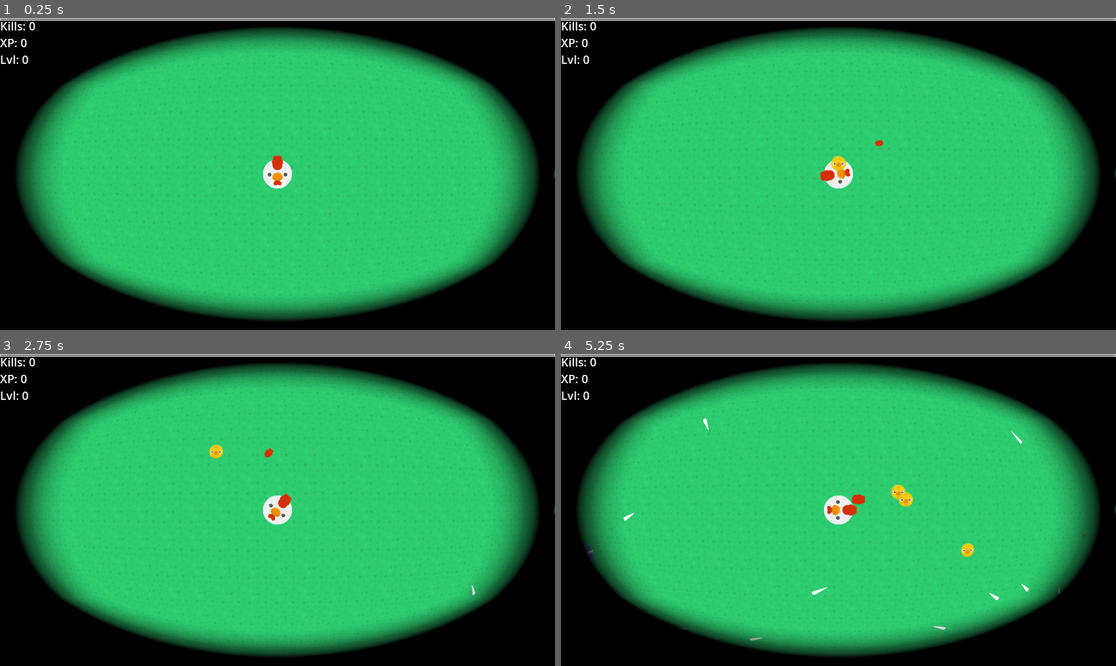
Above: before the commit, frames 1-4 (two rows, left to right).
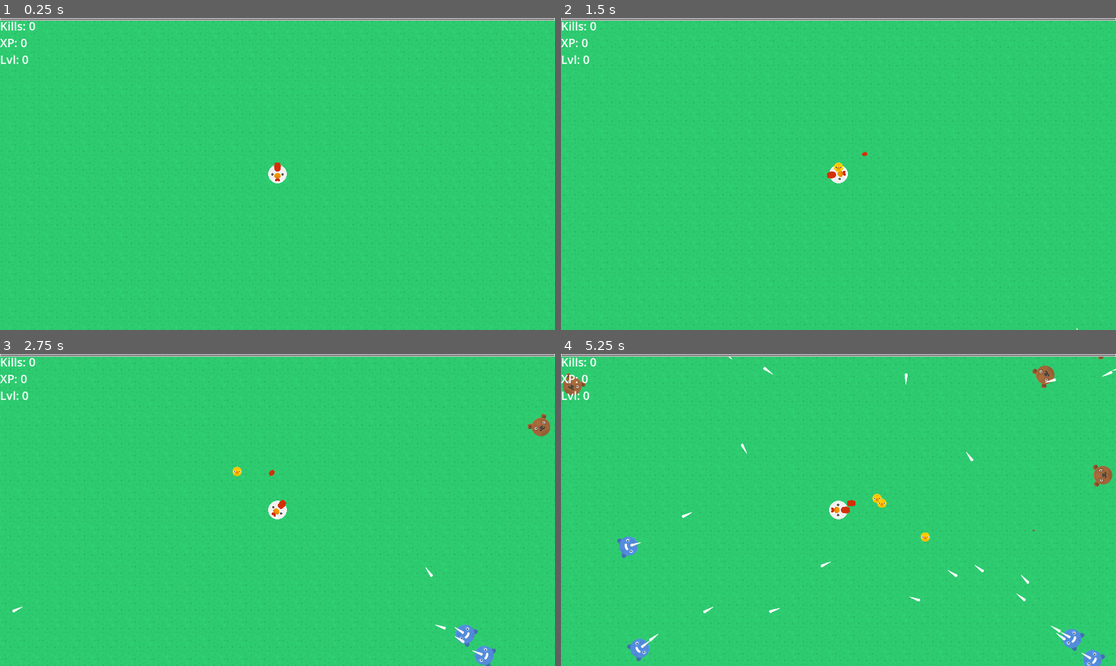
Above: after the commit, the same moments.

Repository: team-faucet/GMTK2024
Game: Godot game, scene res://main.tscn
Two runs of this game, one before a commit and one after it. Both use one fixed random seed, a clock stepped at 60 frames per second and the inputs below.
Inputs (mouse positions are in pixels of both pictures, inside the frame that each line leads up to):
- Up to frame 1 (0.25 s): no input
- Up to frame 2 (1.5 s): tap Enter at 0.5 s; move the mouse to (960, 158) at 0.52 s; hold Right (ui_right) 0.53-1.28 s; click (960, 158) at 0.6 s; move the mouse to (727, 189) at 1.27 s; hold Down (ui_down) from 1.28 s (still down); right-click (727, 189) at 1.35 s
- Up to frame 3 (2.75 s): move the mouse to (333, 441) at 2.02 s; release Down (ui_down) at 2.03 s; hold Right (ui_right) from 2.03 s (still down); click (333, 441) at 2.1 s
- Up to frame 4 (5.25 s): move the mouse to (810, 572) at 2.77 s; release Right (ui_right) at 2.78 s; hold Up (ui_up) 2.78-3.53 s; right-click (810, 572) at 2.85 s; move the mouse to (1005, 556) at 3.52 s; hold Left (ui_left) 3.53-5.03 s; click (1005, 556) at 3.6 s; move the mouse to (672, 463) at 4.27 s; right-click (672, 463) at 4.35 s; move the mouse to (866, 510) at 5.02 s; hold Down (ui_down) from 5.03 s (still down); click (866, 510) at 5.1 s

The runs differ from the first frame. In frame 1, 44% of the frame differs, in the area x 0-100%, y 0-100%; in frame 2, 44%; in frame 3, 44%; in frame 4, 45%.

Commit message:
Implemented Health Bar and local HUD

Diff:
--- a/Entities/player.tscn
+++ b/Entities/player.tscn
@@ -39,6 +39,7 @@
 [node name="CanvasLayer" type="CanvasLayer" parent="Camera2D"]
 
 [node name="ColorRect" type="ColorRect" parent="Camera2D/CanvasLayer"]
+visible = false
 material = SubResource("ShaderMaterial_iqd5b")
 anchors_preset = 15
 anchor_right = 1.0
@@ -63,3 +64,5 @@
 
 [node name="CollisionShape2D" type="CollisionShape2D" parent="CollectingComponent"]
 shape = SubResource("CircleShape2D_6vmdh")
+
+[connection signal="health_changed" from="HealthComponent" to="." method="_on_health_component_health_changed"]
--- a/Scripts/health_component.gd
+++ b/Scripts/health_component.gd
@@ -1,9 +1,11 @@
 class_name HealthComponent extends Node2D
 
+signal health_changed
 signal damage_taken(amount : float, is_crit : bool)
 signal died
 
 @export var health : float = 100
+
 var _alive:bool = true
 
 @export var show_damage_number : bool = true
@@ -19,6 +21,7 @@
 	var damage_dealt = min(health, amount)
 	health -= amount
 	damage_taken.emit(damage_dealt, is_crit)
+	health_changed.emit()
 
 	if health <= 0:
 		_die()
--- a/Scripts/player.gd
+++ b/Scripts/player.gd
@@ -1,11 +1,14 @@
 class_name Player extends Node2D
-
 
 @export var speed = 400
 
 @export var shot_scene : PackedScene
 @export var shot_position : Node2D
 @export var mine_scene : PackedScene
+
+func _ready() -> void:
+	StatTracker.max_health = $HealthComponent.health
+	StatTracker.health = $HealthComponent.health
 
 func _process(delta):
 	var input := Input.get_vector("ui_left", "ui_right", "ui_up","ui_down")
@@ -26,3 +29,8 @@
 	var mine : Node2D = mine_scene.instantiate()
 	mine.global_position = global_position
 	get_tree().current_scene.call_deferred("add_child", mine)
+
+
+
+func _on_health_component_health_changed() -> void:
+	StatTracker.health = $HealthComponent.health
--- a/Scripts/stat_tracker.gd
+++ b/Scripts/stat_tracker.gd
@@ -3,6 +3,7 @@
 signal enemy_killed
 signal gained_xp
 signal lvled_up
+signal health_changed
 
 var enemies_killed : int = 0
 
@@ -11,6 +12,13 @@
 var total_xp : int = 0
 var xp_curr : int = 0
 var xp_next : int = get_next_xp()
+
+var max_health: float
+var health: float
+
+func change_health(increment : float) -> void:
+	health += increment
+	health_changed.emit()
 
 func kill_enemy():
 	enemies_killed += 1
--- a/UI/hud.tscn
+++ b/UI/hud.tscn
@@ -21,6 +21,7 @@
 offset_bottom = 55.0
 
 [node name="VBoxContainer" type="VBoxContainer" parent="."]
+visible = false
 layout_mode = 1
 anchors_preset = 15
 anchor_right = 1.0
@@ -28,10 +29,13 @@
 grow_horizontal = 2
 grow_vertical = 2
 
-[node name="Control" type="Control" parent="VBoxContainer"]
-layout_mode = 2
+[node name="Control" type="Control" parent="."]
+layout_mode = 1
+anchors_preset = 10
+anchor_right = 1.0
+grow_horizontal = 2
 
-[node name="XPProgBar" type="TextureProgressBar" parent="VBoxContainer/Control"]
+[node name="XPProgBar" type="TextureProgressBar" parent="Control"]
 texture_filter = 1
 layout_mode = 1
 anchors_preset = 10
--- a/main.tscn
+++ b/main.tscn
@@ -6,10 +6,15 @@
 [ext_resource type="PackedScene" uid="uid://btq50rc85pr5g" path="res://Entities/Enemies/bear.tscn" id="4_iwx7t"]
 [ext_resource type="PackedScene" uid="uid://cssbwlouopx56" path="res://UI/hud.tscn" id="5_xefw1"]
 [ext_resource type="PackedScene" path="res://background.tscn" id="6_ndo83"]
+[ext_resource type="PackedScene" uid="uid://i2wjdy04qc13" path="res://UI/local_hud.tscn" id="7_r63gx"]
 
 [node name="Main" type="Node2D"]
 
 [node name="Player" parent="." instance=ExtResource("1_yeh4v")]
+
+[node name="RemoteTransform2D" type="RemoteTransform2D" parent="Player"]
+remote_path = NodePath("../../LocalHud")
+update_rotation = false
 
 [node name="Gamelogic" type="Node" parent="." node_paths=PackedStringArray("player")]
 script = ExtResource("3_8xds2")
@@ -24,3 +29,5 @@
 [node name="Background" parent="." node_paths=PackedStringArray("player") instance=ExtResource("6_ndo83")]
 player = NodePath("../Player")
 texture_scale = 2.0
+
+[node name="LocalHud" parent="." instance=ExtResource("7_r63gx")]
Not shown: 1 places in main.tscn that only renumber resources
